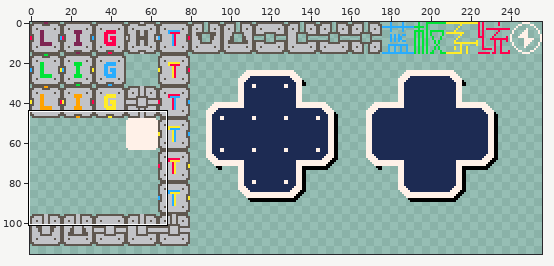
File history of a pixel-art file, assets/texture/element.aseprite. The picture above shows the old version from afar; the outline marks the close-up.
Close-up. Before the commit:
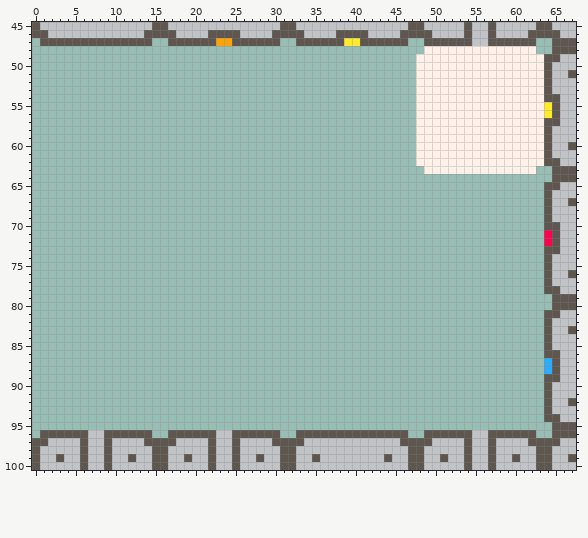
256x256 pixels, 1 frame. Shown: x 0..67, y 45..100. The wide view leaves out empty margins.
And afterwards:
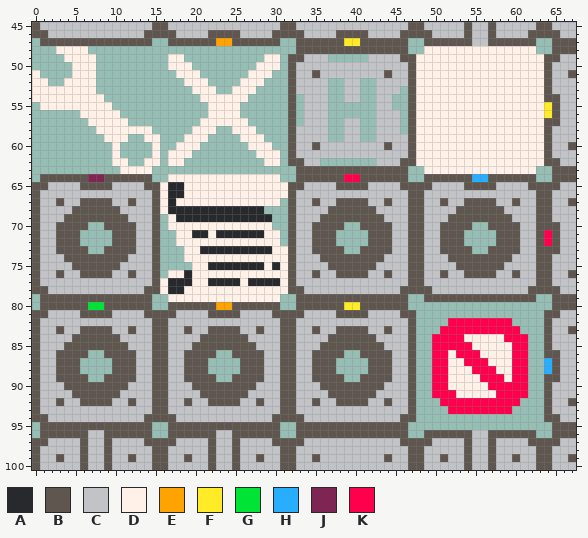
Palette (. is transparent): A #27292d  B #5f574f  C #c2c3c7  D #fff1e8  E #ffa300  F #ffec27  G #00e436  H #29adff  J #7e2553  K #ff004d
The edit:
Changed rows in their new state; - is an unchanged pixel.
Layer "element":
first column x 0:
 48 ---DDDD--------------------------BBBBBBBBBBBBBB-----------------
 49 ----DDDD---------DD----------DD-BBCCC-----CCCCBB----------------
 50 -----DDD---------DDD--------DDD-BCCCCCCCCCCCCCCB----------------
 51 D----DDD----------DDD------DDD--BCCBCCCCCCCCBCCB----------------
 52 DD--DDDD-----------DDD----DDD---BCCCC--CC--CCCCB----------------
 53 DDDDDDDD------------DDD--DDD----BCCCC--CC--CCC-B----------------
 54 DDDDDDDDD------------DDDDDD-----B-CCC--CC--CC--B----------------
 55 -DDDDDDDDD------------DDDD------B-CCC------CC--B----------------
 56 ------DDDDD-----------DDDD------B-CCC------CCC-B----------------
 57 -------DDDDD---------DDDDDD-----B-CCC--CC--CCC-B----------------
 58 --------DDDDDDD-----DDD--DDD----BCCCC--CC--CCC-B----------------
 59 ---------DDD--DD---DDD----DDD---BCCCC--CC--CCCCB----------------
 60 ----------D----D--DDD------DDD--BCCBCCCCCCCCBCCB----------------
 61 ----------D----D-DDD--------DDD-BCCCCCCCCCCCCCCB----------------
 62 ----------DD--DD-DD----------DD-BBCC-------CCCBB----------------
 63 -----------DDDD------------------BBBBBBBBBBBBBB-----------------
 64 -BBBBBBJJBBBBBB--DDDDDDDDDDDDDD--BBBBBBKKBBBBBB--BBBBBBHHBBBBBB-
 65 BBCCCCBBBBCCCCBBDAADDDDDDDDDDDDDBBCCCCBBBBCCCCBBBBCCCCBBBBCCCCBB
 66 BCCCCCCCCCCCCCCBDAADDDDDDDDDDDDDBCCCCCCCCCCCCCCBBCCCCCCCCCCCCCCB
 67 BCCBCCBBBBCCBCCBDADDDDDDDDDDDDD-BCCBCCBBBBCCBCCBBCCBCCBBBBCCBCCB
 68 BCCCCBBBBBBCCCCBDAAAAAAAAAAAA---BCCCCBBBBBBCCCCBBCCCCBBBBBBCCCCB
 69 BCCCBBBBBBBBCCCB-DAAAAAAAAAAAA--BCCCBBBBBBBBCCCBBCCCBBBBBBBBCCCB
 70 BCCBBBB--BBBBCCB-DDDDDDDDDDDDD--BCCBBBB--BBBBCCBBCCBBBB--BBBBCCB
 71 BCCBBB----BBBCCB--DDAADAAAAAADD-BCCBBB----BBBCCBBCCBBB----BBBCCB
 72 BCCBBB----BBBCCB--DDDDDDDDDDDDD-BCCBBB----BBBCCBBCCBBB----BBBCCB
 73 BCCBBBB--BBBBCCB---DDAAAAAAAAADDBCCBBBB--BBBBCCBBCCBBBB--BBBBCCB
 74 BCCCBBBBBBBBCCCB---DDDDDDDDDDDDDBCCCBBBBBBBBCCCBBCCCBBBBBBBBCCCB
 75 BCCCCBBBBBBCCCCB----DDAAAAAAADADBCCCCBBBBBBCCCCBBCCCCBBBBBBCCCCB
 76 BCCBCCBBBBCCBCCB-DDADDDDDDDDDDDDBCCBCCBBBBCCBCCBBCCBCCBBBBCCBCCB
 77 BCCCCCCCCCCCCCCBDAAADDAAAADAAAADBCCCCCCCCCCCCCCBBCCCCCCCCCCCCCCB
 78 BBCCCCCCCCCCCCBBDAADDDDDDDDDDDDDBBCCCCCCCCCCCCBBBBCCCCCCCCCCCCBB
 79 -BBBBBBBBBBBBBB--DDDDDDDDDDDDDD--BBBBBBBBBBBBBB--BBBBBBBBBBBBBB-
 80 -BBBBBBGGBBBBBB--BBBBBBEEBBBBBB--BBBBBBFFBBBBBB-----------------
 81 BBCCCCBBBBCCCCBBBBCCCCBBBBCCCCBBBBCCCCBBBBCCCCBB----------------
 82 BCCCCCCCCCCCCCCBBCCCCCCCCCCCCCCBBCCCCCCCCCCCCCCB----KKKKKKKK----
 83 BCCBCCBBBBCCBCCBBCCBCCBBBBCCBCCBBCCBCCBBBBCCBCCB---KKKKKKKKKK---
 84 BCCCCBBBBBBCCCCBBCCCCBBBBBBCCCCBBCCCCBBBBBBCCCCB--KKKKDDDDDKKK--
 85 BCCCBBBBBBBBCCCBBCCCBBBBBBBBCCCBBCCCBBBBBBBBCCCB--KKKKKDDDDDKK--
 86 BCCBBBB--BBBBCCBBCCBBBB--BBBBCCBBCCBBBB--BBBBCCB--KKDKKKDDDDKK--
 87 BCCBBB----BBBCCBBCCBBB----BBBCCBBCCBBB----BBBCCB--KKDDKKKDDDKK--
 88 BCCBBB----BBBCCBBCCBBB----BBBCCBBCCBBB----BBBCCB--KKDDDKKKDDKK--
 89 BCCBBBB--BBBBCCBBCCBBBB--BBBBCCBBCCBBBB--BBBBCCB--KKDDDDKKKDKK--
 90 BCCCBBBBBBBBCCCBBCCCBBBBBBBBCCCBBCCCBBBBBBBBCCCB--KKDDDDDKKKKK--
 91 BCCCCBBBBBBCCCCBBCCCCBBBBBBCCCCBBCCCCBBBBBBCCCCB--KKKDDDDDKKKK--
 92 BCCBCCBBBBCCBCCBBCCBCCBBBBCCBCCBBCCBCCBBBBCCBCCB---KKKKKKKKKK---
 93 BCCCCCCCCCCCCCCBBCCCCCCCCCCCCCCBBCCCCCCCCCCCCCCB----KKKKKKKK----
 94 BBCCCCCCCCCCCCBBBBCCCCCCCCCCCCBBBBCCCCCCCCCCCCBB----------------
 95 -BBBBBBBBBBBBBB--BBBBBBBBBBBBBB--BBBBBBBBBBBBBB-----------------
Boxes around the changes in both close-ups, in picture pixels (x1, y1, x2, y2):
added: (32, 46, 544, 430)
